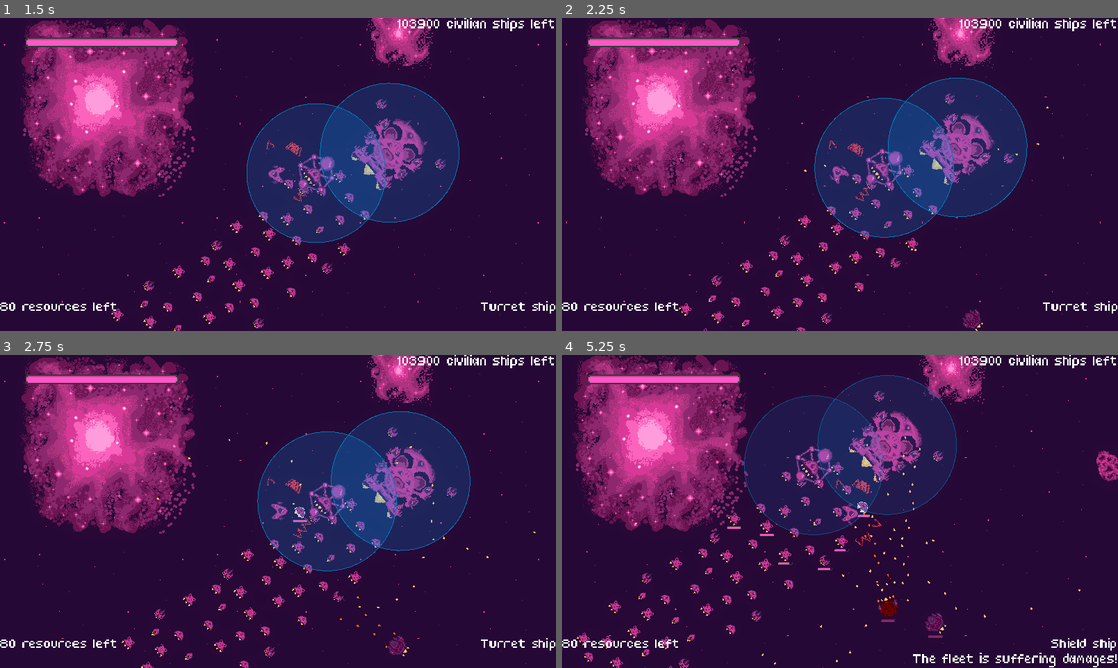
Above: before the commit, frames 1-4 (two rows, left to right).
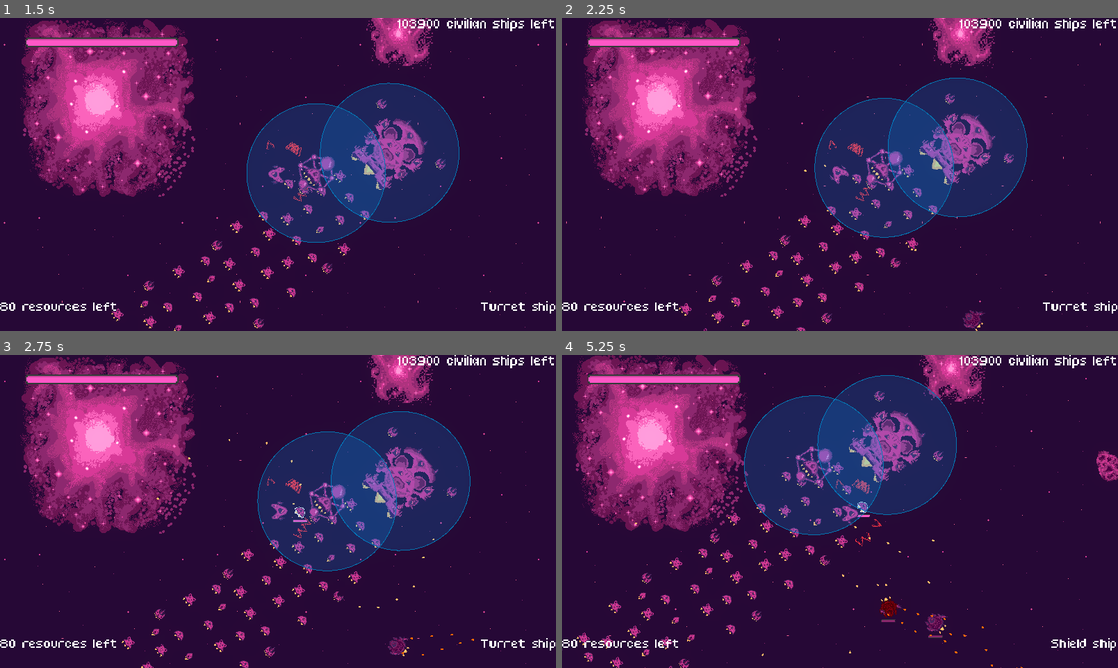
Above: after the commit, the same moments.

Repository: bear-minimum-studio/space-bear
Game: Godot game, scene res://Game.tscn
Two runs of this game, one before a commit and one after it. Both use one fixed random seed, a clock stepped at 60 frames per second and the inputs below.
Inputs:
- Up to frame 1 (1.5 s): tap Enter (upgrade) at 0.5 s; hold Right (turn_right) 0.53-1.28 s; hold X (cycle_selection) 0.53-1.28 s; hold Ctrl (brake) from 1.28 s (still down); tap Down (decelerate) at 1.35 s
- Up to frame 2 (2.25 s): release Ctrl (brake) at 2.03 s; hold Right (turn_right) from 2.03 s (still down); hold Space (fire) from 2.03 s (still down)
- Up to frame 3 (2.75 s): keep holding Right (turn_right); keep holding Space (fire)
- Up to frame 4 (5.25 s): release Right (turn_right) at 2.78 s; release Space (fire) at 2.78 s; hold Up (accelerate) 2.78-3.53 s; tap G (grappling_hook) at 2.85 s; hold F (turret_fire) 3.53-4.28 s; hold Left (turn_left) 3.53-5.03 s; tap X (cycle_selection) at 4.35 s; hold Ctrl (brake) from 5.03 s (still down); tap Down (decelerate) at 5.1 s

Frame 1 is identical in both runs. In frame 2, less than 0.1% of the frame differs, in the area x 72-88%, y 28-100%; in frame 3, 0.1%; in frame 4, 3.6%, in the area x 29-100%, y 6-100%.

Commit message:
refacto: Add generic ennemies

Diff:
--- a/helpers/Helpers.gd
+++ b/helpers/Helpers.gd
@@ -18,8 +18,12 @@
 
 	return nearest
 
-func get_velocity(node: Node2D) -> Vector2:
-	if(node is RigidBody2D):
+func get_velocity(node: PhysicsBody2D) -> Vector2:
+	if node is RigidBody2D:
 		return node.linear_velocity
+	elif node is CharacterBody2D:
+		return node.velocity
+	elif node is StaticBody2D:
+		return node.constant_linear_velocity
 	else:
-		return node.velocity
+		return Vector2.ZERO
--- a/npc/AbstractShip.gd
+++ b/npc/AbstractShip.gd
@@ -17,7 +17,10 @@
 var movement_target: Vector2
 
 func _ready():
-	pass
+	if $Turrets != null:
+		var turrets = $Turrets.get_children()
+		for turret in turrets:
+			turret.init(self)
 
 func _physics_process(delta):
 	_set_rotation_target()
--- a/npc/Turret.gd
+++ b/npc/Turret.gd
@@ -38,13 +38,16 @@
 
 @onready var rotation_target: float = global_rotation
 
-var target: Node2D = null
+var target : Node2D = null
+var shooter : PhysicsBody2D = null
+
+func init(new_shooter: PhysicsBody2D) -> void:
+	shooter = new_shooter
 
 func _physics_process(delta):
 	if Engine.is_editor_hint():
 		return
 
-	var shooter = get_parent()
 	_set_target()
 	_set_rotation_target(shooter)
 	global_rotation = lerp_angle(global_rotation, rotation_target, 3*delta)
@@ -57,7 +60,10 @@
 	var potential_targets = bodies.filter(func(body): return body.is_in_group(bullet_target_mapping[bullet_type]))
 	target = Helpers.find_nearest_node(get_parent(), potential_targets)
 
-func _set_rotation_target(shooter: Node2D):
+func _set_rotation_target(shooter: PhysicsBody2D):
+	if(shooter == null):
+		return
+
 	if target == null:
 		rotation_target = shooter.global_rotation
 		return
--- a/npc/civilians/TurretShip.tscn
+++ b/npc/civilians/TurretShip.tscn
@@ -22,8 +22,10 @@
 [node name="CollisionShape2D" parent="." index="2"]
 shape = SubResource("CircleShape2D_t24if")
 
-[node name="Turret" parent="." index="4" instance=ExtResource("5_34wb2")]
+[node name="HealthSystem" parent="." index="4"]
+max_health = 40
+
+[node name="Turrets" type="Node2D" parent="." index="8"]
+
+[node name="Turret" parent="Turrets" index="0" instance=ExtResource("5_34wb2")]
 bullet_type = 1
-
-[node name="HealthSystem" parent="." index="5"]
-max_health = 40
--- a/npc/enemies/Enemy.tscn
+++ b/npc/enemies/Enemy.tscn
@@ -1,48 +1,5 @@
-[gd_scene load_steps=7 format=3 uid="uid://bb8wbwlfnjaxt"]
+[gd_scene load_steps=2 format=3 uid="uid://cnctphhxtu347"]
 
-[ext_resource type="PackedScene" uid="uid://dujcwt8umqhfd" path="res://npc/AbstractShip.tscn" id="1_oxqnl"]
-[ext_resource type="Script" path="res://npc/enemies/Enemy.gd" id="2_36u4k"]
-[ext_resource type="Texture2D" uid="uid://n3c3ak0fpgmd" path="res://npc/enemies/bad_guy.png" id="3_cry1g"]
-[ext_resource type="PackedScene" uid="uid://boraidb6nocfq" path="res://npc/Turret.tscn" id="4_s7kpp"]
-[ext_resource type="Texture2D" uid="uid://cx4q5chna3esj" path="res://npc/enemies/bad_guy_flammes.png" id="4_toa7b"]
+[ext_resource type="PackedScene" uid="uid://cxxrm5lvp7lfs" path="res://npc/enemies/GenericEnemy.tscn" id="1_vfgof"]
 
-[sub_resource type="CircleShape2D" id="CircleShape2D_3dcnw"]
-radius = 41.1096
-
-[node name="Enemy" groups=["enemy"] instance=ExtResource("1_oxqnl")]
-collision_layer = 2
-script = ExtResource("2_36u4k")
-proximity_ratio = 0.8
-speed = 100.0
-rotation_speed = 1.0
-acceleration = 3.0
-brake = 1.0
-
-[node name="Ship" parent="." index="0"]
-rotation = 1.57079
-scale = Vector2(2, 2)
-texture = ExtResource("3_cry1g")
-
-[node name="Flammes" parent="." index="1"]
-rotation = 1.5708
-scale = Vector2(2, 2)
-texture = ExtResource("4_toa7b")
-
-[node name="CollisionShape2D" parent="." index="2"]
-shape = SubResource("CircleShape2D_3dcnw")
-
-[node name="Turret" parent="." index="4" instance=ExtResource("4_s7kpp")]
-position = Vector2(0, 25)
-collision_mask = 8
-
-[node name="Turret2" parent="." index="5" instance=ExtResource("4_s7kpp")]
-position = Vector2(0, -24)
-collision_mask = 8
-
-[node name="HealthSystem" parent="." index="6"]
-max_health = 200
-
-[node name="HealthBar" parent="UI" index="0"]
-offset_top = 30.0
-offset_bottom = 46.0
-tint_progress = Color(0.529412, 0.156863, 0.415686, 1)
+[node name="Enemy" instance=ExtResource("1_vfgof")]
--- a/npc/enemies/Enemy.gd
+++ b/npc/enemies/GenericEnemy.gd
@@ -2,7 +2,7 @@
 
 @export_range(0.0,1.0) var proximity_ratio = 0.8
 
-@onready var turret = $Turret
+@onready var turret = $Turrets/Turret
 @onready var turret_range = turret.turret_range
 
 var targetted_ship: Node2D
--- /dev/null
+++ b/npc/enemies/GenericEnemy.tscn
@@ -0,0 +1,50 @@
+[gd_scene load_steps=7 format=3 uid="uid://cxxrm5lvp7lfs"]
+
+[ext_resource type="PackedScene" uid="uid://dujcwt8umqhfd" path="res://npc/AbstractShip.tscn" id="1_oxqnl"]
+[ext_resource type="Script" path="res://npc/enemies/GenericEnemy.gd" id="2_e7uub"]
+[ext_resource type="Texture2D" uid="uid://n3c3ak0fpgmd" path="res://npc/enemies/bad_guy.png" id="3_cry1g"]
+[ext_resource type="PackedScene" uid="uid://boraidb6nocfq" path="res://npc/Turret.tscn" id="4_s7kpp"]
+[ext_resource type="Texture2D" uid="uid://cx4q5chna3esj" path="res://npc/enemies/bad_guy_flammes.png" id="4_toa7b"]
+
+[sub_resource type="CircleShape2D" id="CircleShape2D_3dcnw"]
+radius = 41.1096
+
+[node name="Enemy" groups=["enemy"] instance=ExtResource("1_oxqnl")]
+collision_layer = 2
+script = ExtResource("2_e7uub")
+proximity_ratio = 0.8
+speed = 100.0
+rotation_speed = 1.0
+acceleration = 3.0
+brake = 1.0
+
+[node name="Ship" parent="." index="0"]
+rotation = 1.57079
+scale = Vector2(2, 2)
+texture = ExtResource("3_cry1g")
+
+[node name="Flammes" parent="." index="1"]
+rotation = 1.5708
+scale = Vector2(2, 2)
+texture = ExtResource("4_toa7b")
+
+[node name="CollisionShape2D" parent="." index="2"]
+shape = SubResource("CircleShape2D_3dcnw")
+
+[node name="HealthSystem" parent="." index="4"]
+max_health = 200
+
+[node name="HealthBar" parent="UI" index="0"]
+offset_top = 30.0
+offset_bottom = 46.0
+tint_progress = Color(0.529412, 0.156863, 0.415686, 1)
+
+[node name="Turrets" type="Node2D" parent="." index="7"]
+
+[node name="Turret" parent="Turrets" index="0" instance=ExtResource("4_s7kpp")]
+position = Vector2(0, 25)
+collision_mask = 8
+
+[node name="Turret2" parent="Turrets" index="1" instance=ExtResource("4_s7kpp")]
+position = Vector2(0, -24)
+collision_mask = 8
--- a/npc/mother-ship/MotherShip.tscn
+++ b/npc/mother-ship/MotherShip.tscn
@@ -9,18 +9,6 @@
 [sub_resource type="CapsuleShape2D" id="CapsuleShape2D_tks0q"]
 radius = 71.0
 height = 198.0
-
-[sub_resource type="CircleShape2D" id="CircleShape2D_li7pw"]
-resource_local_to_scene = true
-radius = 500.0
-
-[sub_resource type="CircleShape2D" id="CircleShape2D_b6ein"]
-resource_local_to_scene = true
-radius = 500.0
-
-[sub_resource type="CircleShape2D" id="CircleShape2D_2cn2x"]
-resource_local_to_scene = true
-radius = 500.0
 
 [node name="MotherShip" instance=ExtResource("1_0bdkf")]
 number_of_passengers = 100000
@@ -43,46 +31,35 @@
 [node name="HealthSystem" parent="." index="4"]
 max_health = 500
 
-[node name="Turret" parent="." index="5" instance=ExtResource("4_niboy")]
-position = Vector2(-13, 77)
-turret_range = 500.0
-bullet_type = 1
-
-[node name="Turret2" parent="." index="6" instance=ExtResource("4_niboy")]
-position = Vector2(-15, -80)
-turret_range = 500.0
-bullet_type = 1
-
-[node name="CollisionShape2D" parent="Turret2" index="0"]
-shape = SubResource("CircleShape2D_li7pw")
-
-[node name="Turret3" parent="." index="7" instance=ExtResource("4_niboy")]
-position = Vector2(88, -32)
-turret_range = 500.0
-bullet_type = 1
-
-[node name="CollisionShape2D" parent="Turret3" index="0"]
-shape = SubResource("CircleShape2D_b6ein")
-
-[node name="Turret4" parent="." index="8" instance=ExtResource("4_niboy")]
-position = Vector2(88, 44)
-turret_range = 500.0
-bullet_type = 1
-
-[node name="CollisionShape2D" parent="Turret4" index="0"]
-shape = SubResource("CircleShape2D_2cn2x")
-
 [node name="HealthBar" parent="UI" index="0"]
 offset_left = -94.0
 offset_top = 83.0
 offset_right = 94.0
 offset_bottom = 99.0
 
-[node name="Shield" parent="." index="11" instance=ExtResource("5_7a3ox")]
+[node name="Shield" parent="." index="7" instance=ExtResource("5_7a3ox")]
 position = Vector2(-1, 0)
 max_health = 300
 shield_size = 200.0
 
-[editable path="Turret2"]
-[editable path="Turret3"]
-[editable path="Turret4"]
+[node name="Turrets" type="Node2D" parent="." index="9"]
+
+[node name="Turret" parent="Turrets" index="0" instance=ExtResource("4_niboy")]
+position = Vector2(-13, 77)
+turret_range = 500.0
+bullet_type = 1
+
+[node name="Turret2" parent="Turrets" index="1" instance=ExtResource("4_niboy")]
+position = Vector2(-15, -80)
+turret_range = 500.0
+bullet_type = 1
+
+[node name="Turret3" parent="Turrets" index="2" instance=ExtResource("4_niboy")]
+position = Vector2(88, -32)
+turret_range = 500.0
+bullet_type = 1
+
+[node name="Turret4" parent="Turrets" index="3" instance=ExtResource("4_niboy")]
+position = Vector2(88, 44)
+turret_range = 500.0
+bullet_type = 1
--- a/player/Player.gd
+++ b/player/Player.gd
@@ -34,6 +34,11 @@
 @onready var selection_zone = $SelectionZone
 
 var turret_ship_scene = preload("res://npc/civilians/TurretShip.tscn")
+
+func _ready():
+	var turrets = $Turrets.get_children()
+	for turret in turrets:
+		turret.init(self)
 
 func _shoot():
 	if _reloading:
--- a/player/Player.tscn
+++ b/player/Player.tscn
@@ -92,11 +92,13 @@
 
 [node name="PlayerRadar" parent="." instance=ExtResource("14_fhr4g")]
 
-[node name="Turret" parent="." instance=ExtResource("15_du3jo")]
+[node name="Turrets" type="Node2D" parent="."]
+
+[node name="Turret" parent="Turrets" instance=ExtResource("15_du3jo")]
 position = Vector2(0, -23)
 bullet_type = 1
 
-[node name="Turret2" parent="." instance=ExtResource("15_du3jo")]
+[node name="Turret2" parent="Turrets" instance=ExtResource("15_du3jo")]
 position = Vector2(0, 21)
 bullet_type = 1
 
--- a/test/TestWorld.tscn
+++ b/test/TestWorld.tscn
@@ -1,18 +1,11 @@
-[gd_scene load_steps=8 format=3 uid="uid://dbv4apjjhnf8u"]
+[gd_scene load_steps=5 format=3 uid="uid://cm028a3usmuaa"]
 
 [ext_resource type="PackedScene" uid="uid://ujm2pogbpnnp" path="res://GenericWorld.tscn" id="1_euu80"]
 [ext_resource type="PackedScene" uid="uid://cb8xhpqcuwf8r" path="res://npc/civilians/CivilianShip.tscn" id="2_wqd16"]
-[ext_resource type="PackedScene" uid="uid://c1kn511h34n6d" path="res://npc/mother-ship/MotherShip.tscn" id="3_4s124"]
 [ext_resource type="PackedScene" uid="uid://dhhcyl4sosjuq" path="res://asteroids/Asteroid.tscn" id="4_loucl"]
-[ext_resource type="PackedScene" uid="uid://bb8wbwlfnjaxt" path="res://npc/enemies/Enemy.tscn" id="5_q213c"]
-[ext_resource type="PackedScene" uid="uid://bvnsas5vp1sl7" path="res://environment/wormhole/Wormhole.tscn" id="6_115ei"]
-[ext_resource type="Script" path="res://helpers/Guide.gd" id="7_qe1xa"]
+[ext_resource type="PackedScene" uid="uid://cnctphhxtu347" path="res://npc/enemies/Enemy.tscn" id="5_q213c"]
 
 [node name="World" instance=ExtResource("1_euu80")]
-
-[node name="MotherShip" parent="." index="3" instance=ExtResource("3_4s124")]
-position = Vector2(452, 94)
-rotation = -0.698132
 
 [node name="CivilianShip" parent="Flock" index="0" instance=ExtResource("2_wqd16")]
 position = Vector2(256, 205)
@@ -76,11 +69,10 @@
 acceleration = 10.0
 brake = 10.0
 
-[node name="Wormhole" parent="." index="8" instance=ExtResource("6_115ei")]
-position = Vector2(3310, -2300)
-
-[node name="Guide" type="Node2D" parent="." index="9"]
-z_index = 10
-position = Vector2(0, -1.52588e-05)
-script = ExtResource("7_qe1xa")
-width = 26.0
+[node name="Enemy2" parent="Enemies" index="1" instance=ExtResource("5_q213c")]
+position = Vector2(2125, 550)
+proximity_ratio = 0.0
+speed = 300.0
+rotation_speed = 0.7
+acceleration = 100.0
+brake = 0.3
Not shown: 1 places in World.tscn that only renumber resources
Not shown: 1 places in npc/mother-ship/MotherShip.tscn that only renumber resources
Not shown: 1 places in test/TestGame.tscn that only renumber resources
